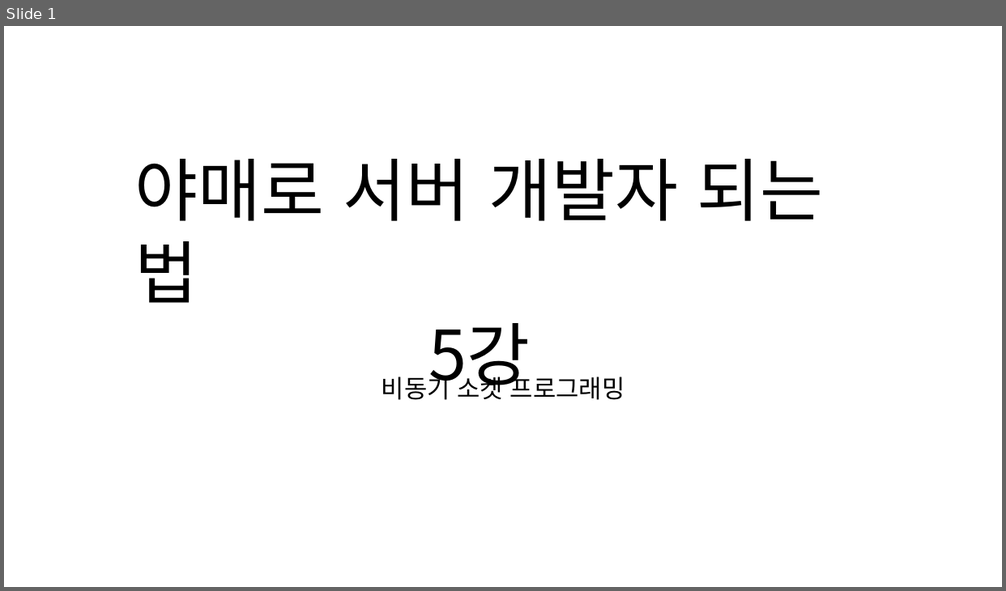
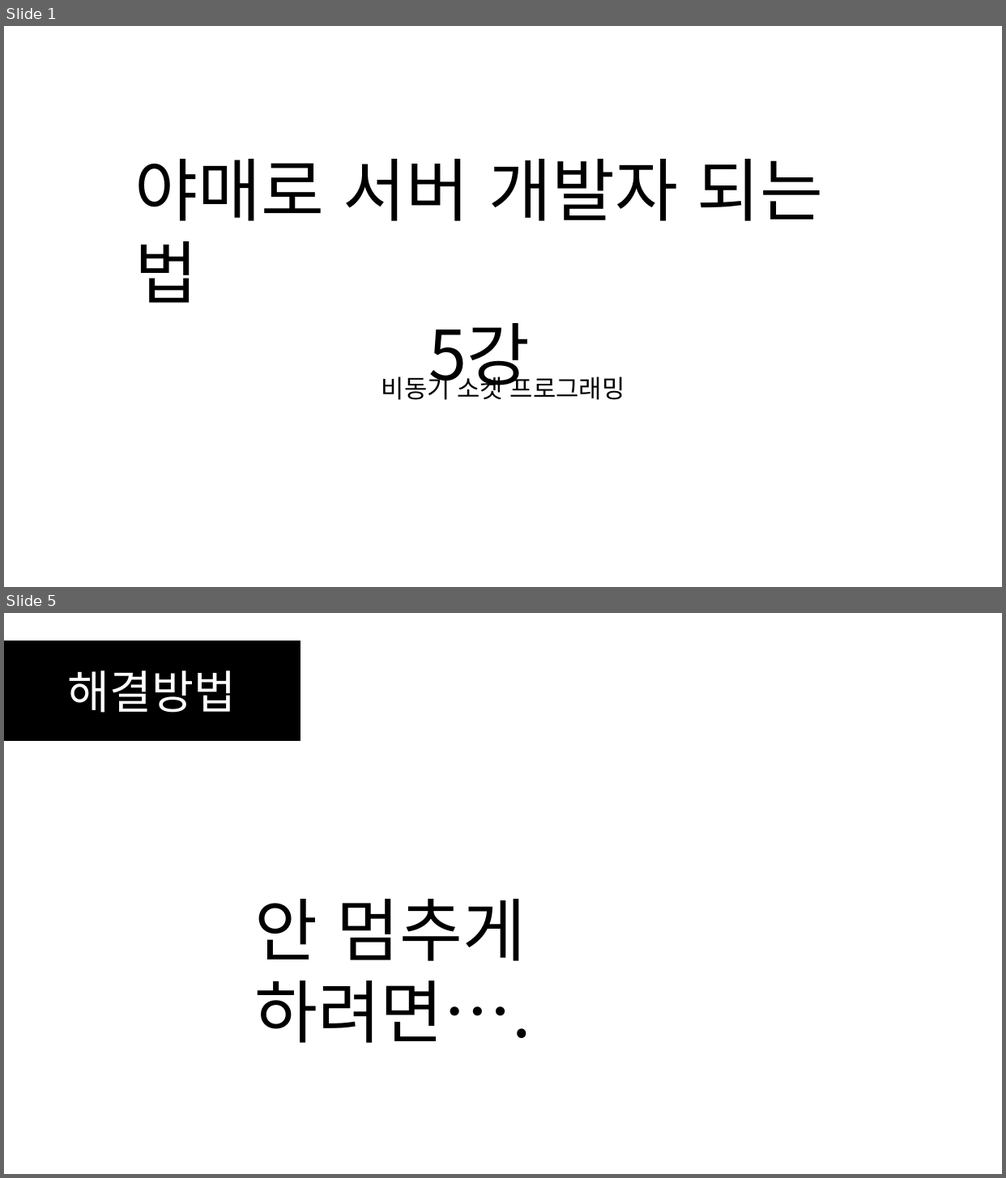
Before and after one commit to SEH00N/SDLU, a slide deck: ServerLecture/PT/5강 비동기 소켓 프로그래밍.pptx. Shown one above the other, each under a label of ours: slide 1 before the commit, slides 1 and 5 after it; the slides between them are not shown. The pictures are 1006x591 and 1006x1178 pixels, drawn with LibreOffice and Linux fonts; fonts in the diff are those of the drawing. Boxes give left, top, right and bottom in pixels: in the first picture for what was removed or moved away, otherwise in the second. Text is boxed around its words. In the diff, an @@ line names an element or a change of style, - is before the commit and + after.

```diff
--- a/ServerLecture/PT/5강 비동기 소켓 프로그래밍.pptx
+++ b/ServerLecture/PT/5강 비동기 소켓 프로그래밍.pptx
@@ slide 5 added at (x1=4, y1=613, x2=1002, y2=1174), background #FFFFFF @@
@@ rectangle added at (x1=4, y1=641, x2=300, y2=741), fill #000000, outline #000000 1 pt, 44 pt, text #FFFFFF @@
+해결방법
@@ text added at (x1=254, y1=899, x2=531, y2=1043), 66 pt, text #000000 @@
+안 멈추게 하려면….
```
Also in this commit, not shown: 30 other slides added, 20 other files.
